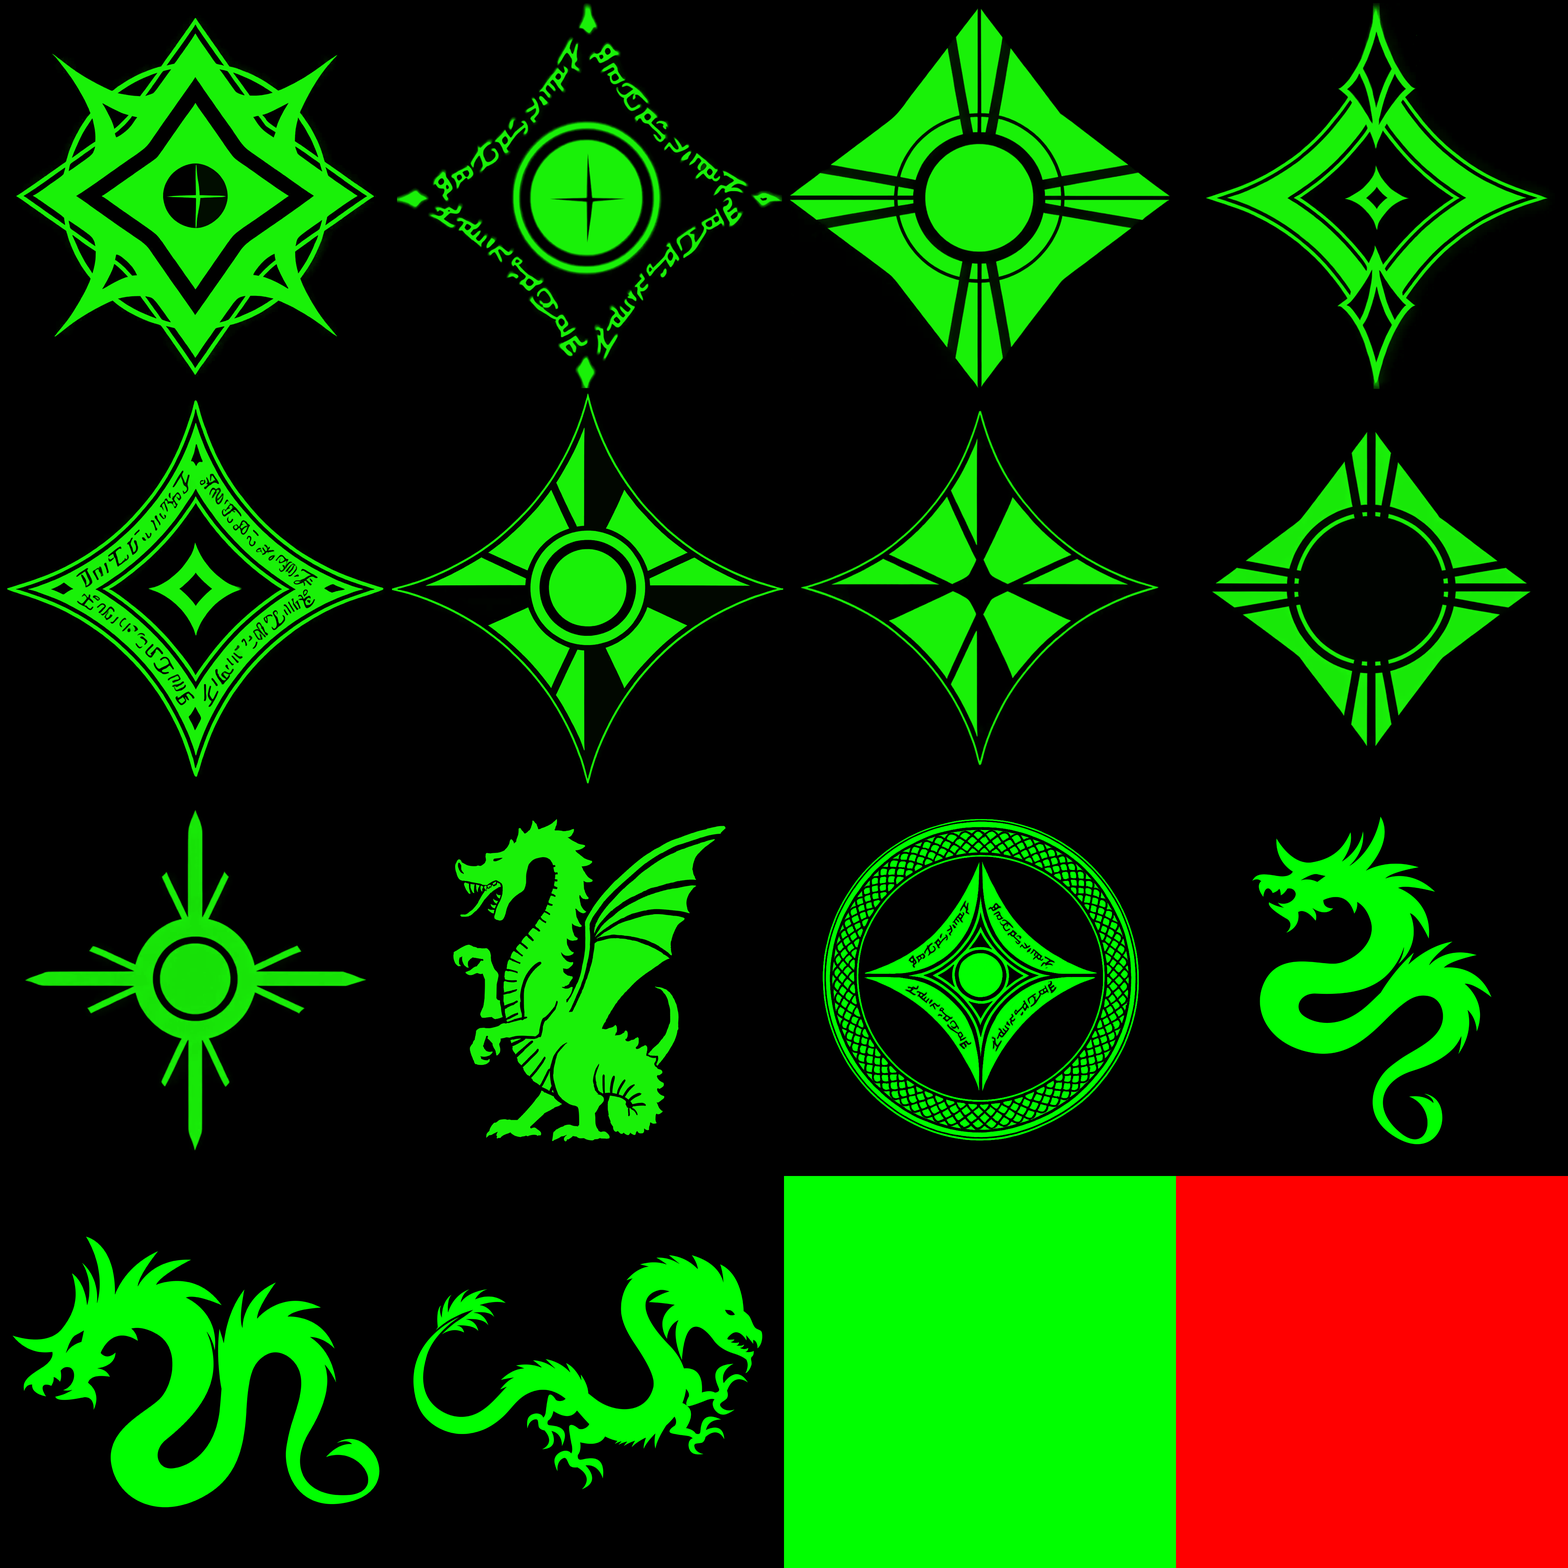
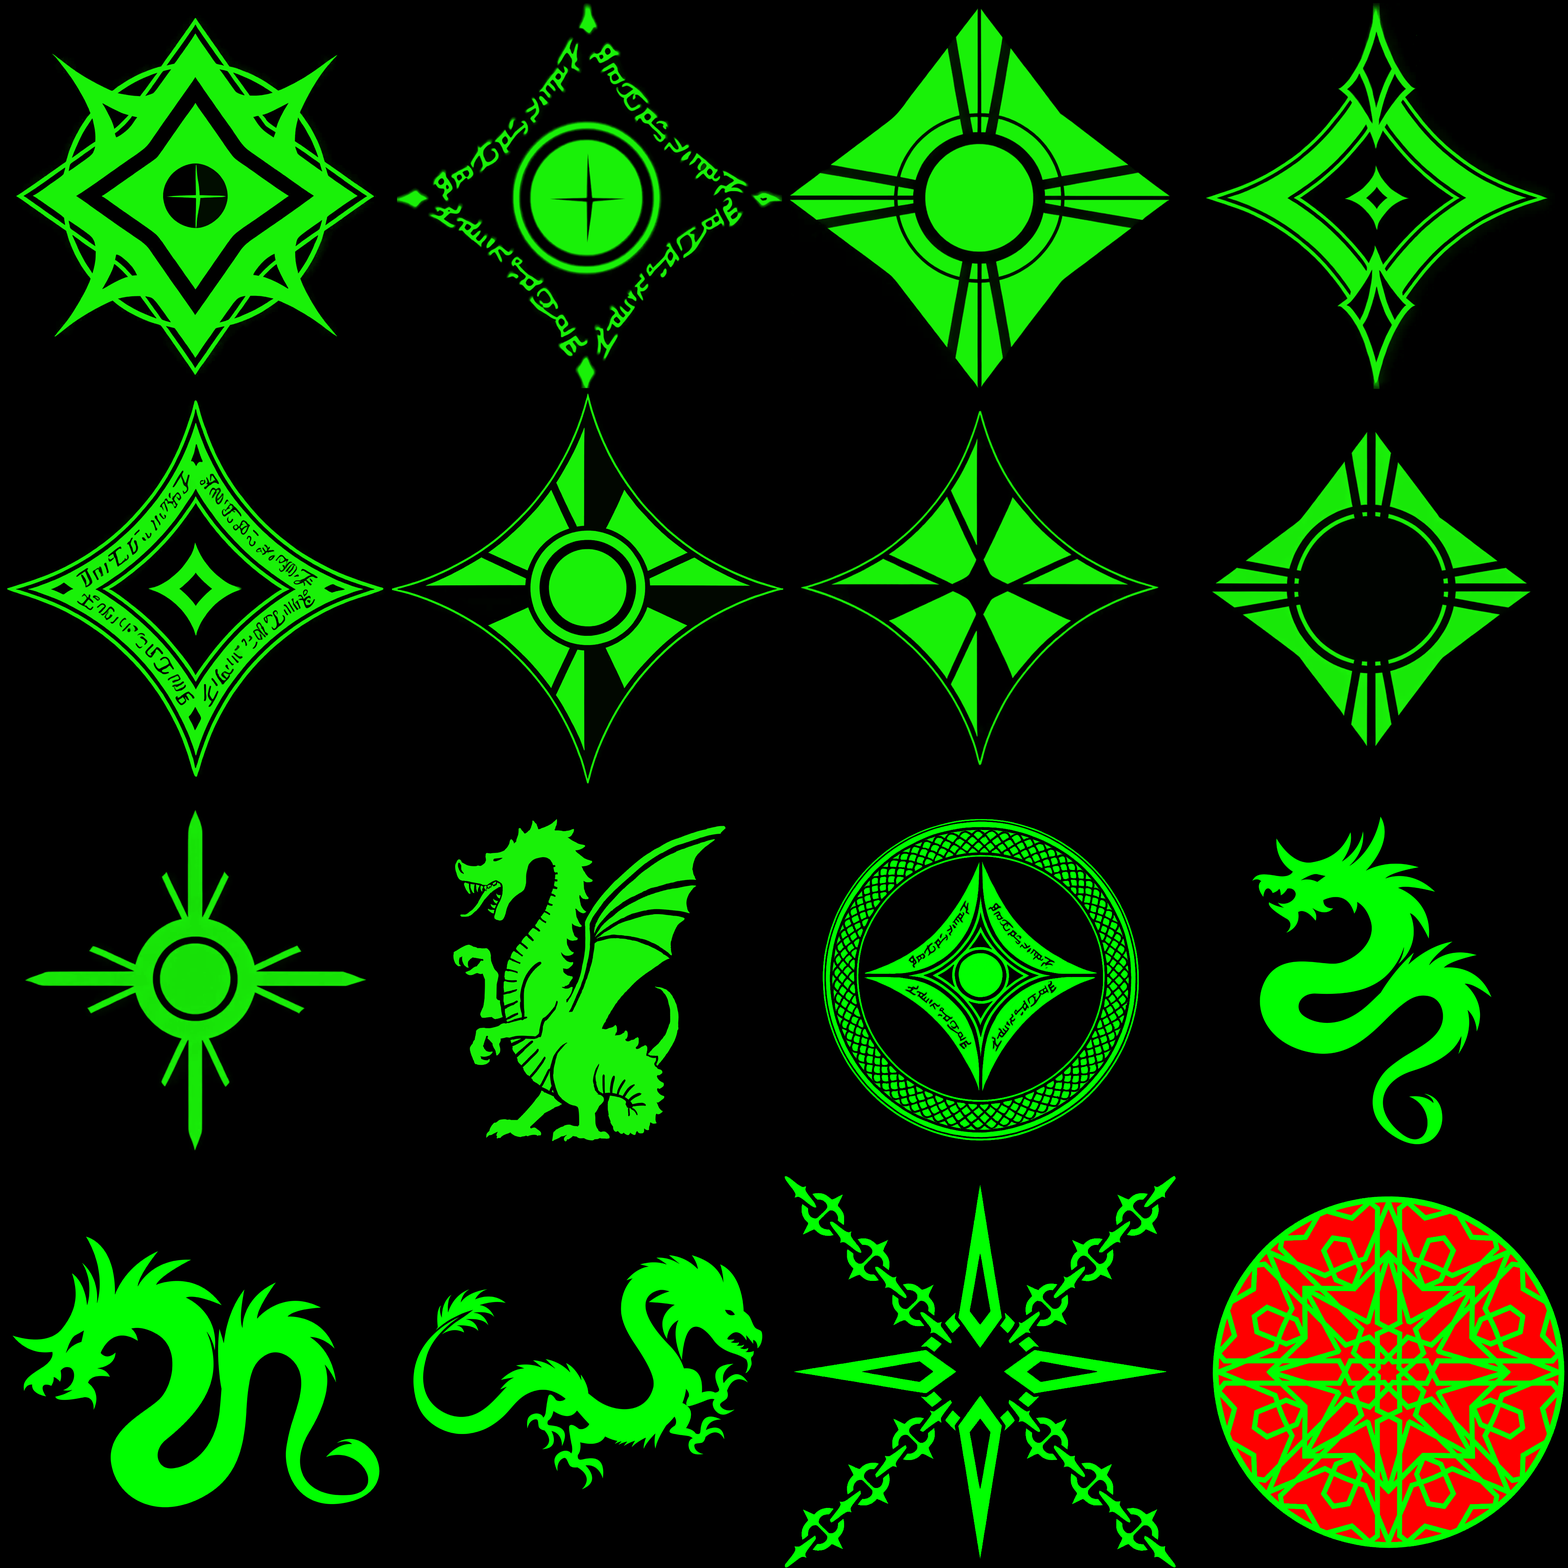
Revision of a layered 1568px x 1568px image; what changed, layer by layer:
added layer "RezFixer_result" (1st of 11) above "RezFixer_result" over [1212, 1196, 1565, 1549]
added layer "RezFixer_result" (2nd of 11) above "Faraz.A.V1-0462" over [784, 1176, 1176, 1568]
hid "Rectangle 2" (2nd of 16, in "Rectangles") over [1176, 1176, 1568, 1568]
hid "Rectangle 2" (6th of 16, in "Rectangles") over [784, 1176, 1176, 1568]